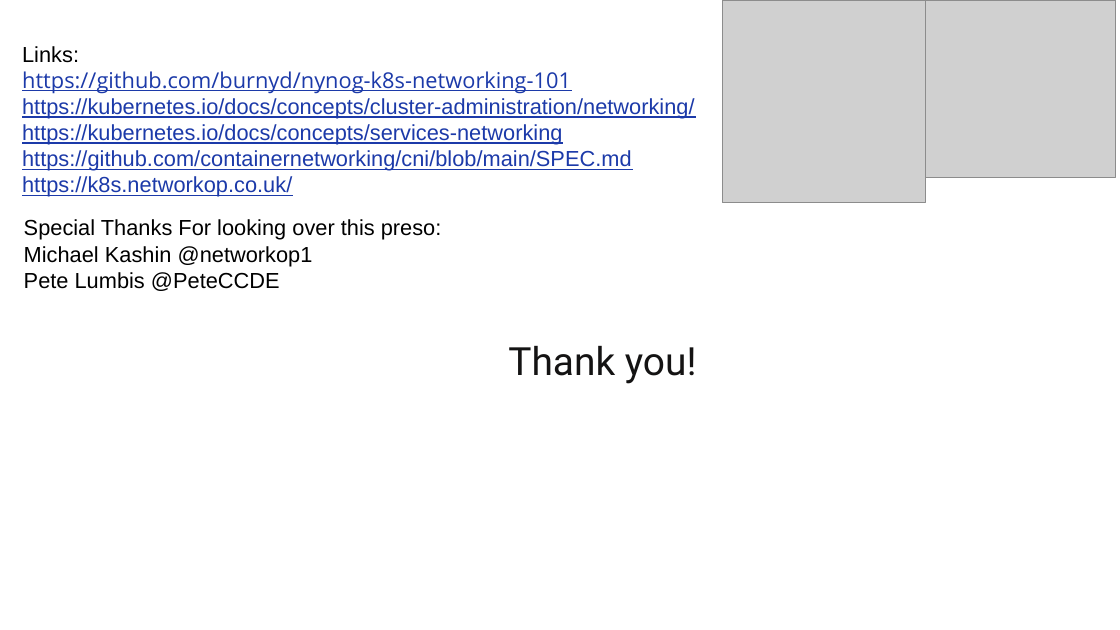
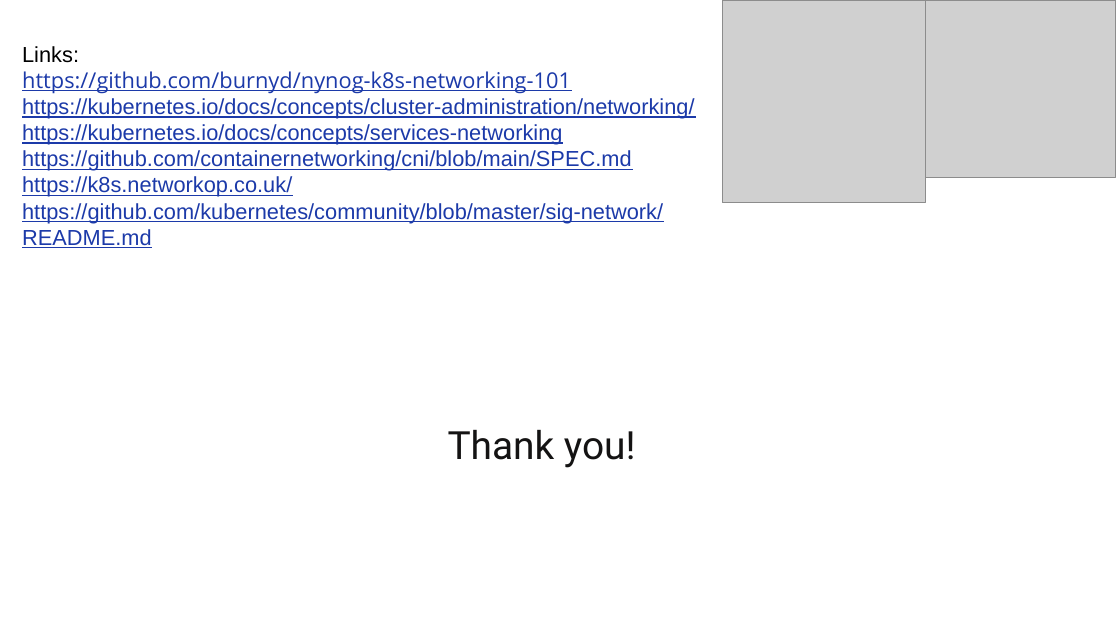
Before and after one commit to burnyd/nynog-k8s-networking-101, a slide deck: slide 20 of Nynog-K8s-networking-101.pptx. Drawn at 1120x630 pixels with LibreOffice and Linux fonts; fonts in the diff are those of the drawing; grey boxes stand for pictures. Boxes give left, top, right and bottom in pixels: in the first picture for what was removed or moved away, otherwise in the second. Text is boxed around its words. In the diff, an @@ line names an element or a change of style, - is before the commit and + after.

```diff
--- a/Nynog-K8s-networking-101.pptx
+++ b/Nynog-K8s-networking-101.pptx
@@ text at <box>22,203,663,248</box>: paragraph added @@
+https://github.com/kubernetes/community/blob/master/sig-network/README.md
@@ text removed at <box>24,219,442,291</box> @@
-Special Thanks For looking over this preso:
-Michael Kashin @networkop1
-Pete Lumbis @PeteCCDE
@@ title "Thank you!": place and size @@
-title "Thank you!" at <box>508,345,697,384</box>
+title "Thank you!" at <box>448,429,636,468</box>
```
Also in this commit, not shown: 10 other slides changed.
